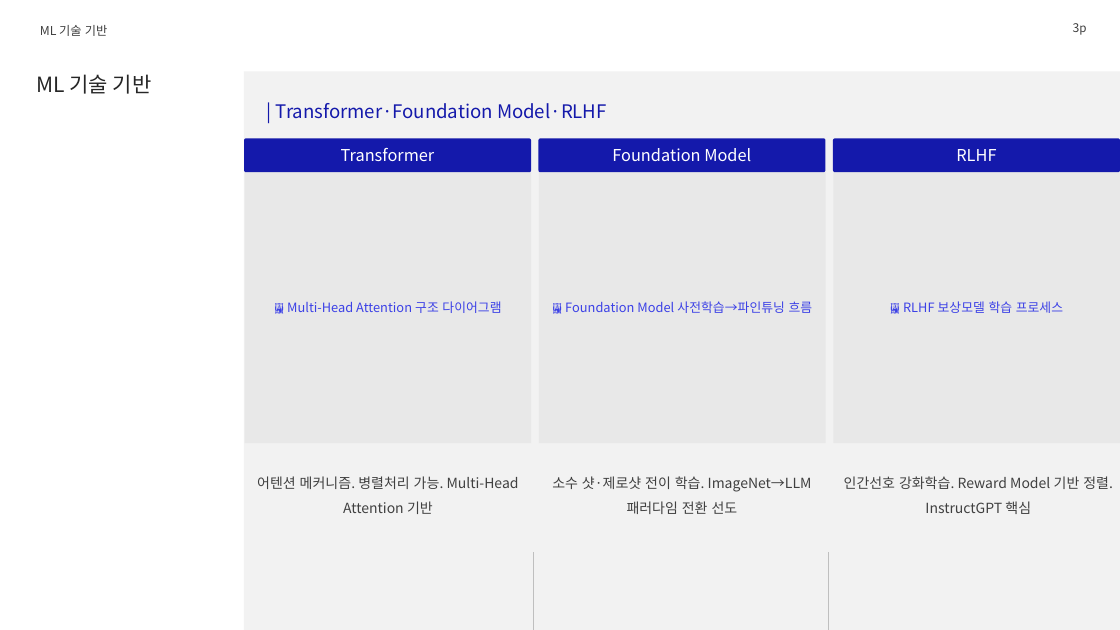
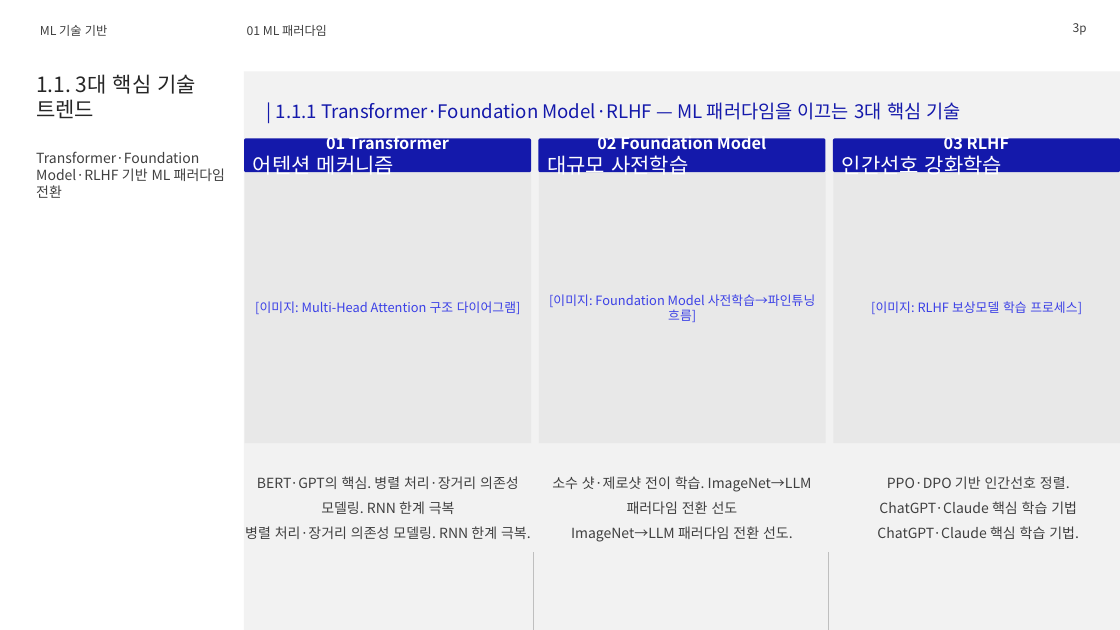
Before and after one commit to lhs6395-hslee/2026-gsn-pptx, a slide deck: slide 3 of result/머신러닝_심층_기술_가이드_재현검증.pptx. Drawn at 1120x630 pixels with LibreOffice and Linux fonts; fonts in the diff are those of the drawing; background and template pictures are left out. Boxes give left, top, right and bottom in pixels: in the first picture for what was removed or moved away, otherwise in the second. Text is boxed around its words. In the diff, an @@ line names an element or a change of style, - is before the commit and + after.

```diff
--- a/result/머신러닝_심층_기술_가이드_재현검증.pptx
+++ b/result/머신러닝_심층_기술_가이드_재현검증.pptx
@@ text added at bbox=[247, 25, 327, 36], 10.5 pt, text #404040 @@
+01 ML 패러다임
@@ text at bbox=[36, 74, 196, 119]: text changed @@
-ML 기술 기반
+1.1. 3대 핵심 기술 트렌드
@@ text at bbox=[276, 102, 960, 120]: text changed @@
-| Transformer·Foundation Model·RLHF
+| 1.1.1 Transformer·Foundation Model·RLHF — ML 패러다임을 이끄는 3대 핵심 기술
@@ text in rounded rectangle at bbox=[253, 132, 449, 178]: text changed; bold on @@
-Transformer
+01 Transformer
+어텐션 메커니즘
@@ text in rounded rectangle at bbox=[547, 132, 766, 178]: text changed; bold on @@
-Foundation Model
+02 Foundation Model
+대규모 사전학습
@@ text in rounded rectangle at bbox=[842, 132, 1010, 178]: text changed; size 14 to 18 pt @@
-RLHF
+03 RLHF
+인간선호 강화학습
@@ text added at bbox=[36, 151, 225, 198], 12 pt, text #404040 @@
+Transformer·Foundation Model·RLHF 기반 ML 패러다임 전환
@@ text in rectangle at bbox=[549, 294, 816, 322]: text changed @@
-🖼 Foundation Model 사전학습→파인튜닝 흐름
+[이미지: Foundation Model 사전학습→파인튜닝 흐름]
@@ text in rectangle at bbox=[255, 301, 521, 314]: text changed @@
-🖼 Multi-Head Attention 구조 다이어그램
+[이미지: Multi-Head Attention 구조 다이어그램]
@@ text in rectangle at bbox=[871, 301, 1082, 314]: text changed @@
-🖼 RLHF 보상모델 학습 프로세스
+[이미지: RLHF 보상모델 학습 프로세스]
@@ text at bbox=[245, 476, 531, 539]: text changed @@
-어텐션 메커니즘. 병렬처리 가능. Multi-Head Attention 기반
+BERT·GPT의 핵심. 병렬 처리·장거리 의존성 모델링. RNN 한계 극복
+병렬 처리·장거리 의존성 모델링. RNN 한계 극복.
@@ text at bbox=[877, 476, 1079, 539]: text changed @@
-인간선호 강화학습. Reward Model 기반 정렬. InstructGPT 핵심
+PPO·DPO 기반 인간선호 정렬. ChatGPT·Claude 핵심 학습 기법
+ChatGPT·Claude 핵심 학습 기법.
@@ text at bbox=[571, 526, 793, 542]: paragraph added @@
+ImageNet→LLM 패러다임 전환 선도.
```
Also in this commit, not shown: 3 other files.
